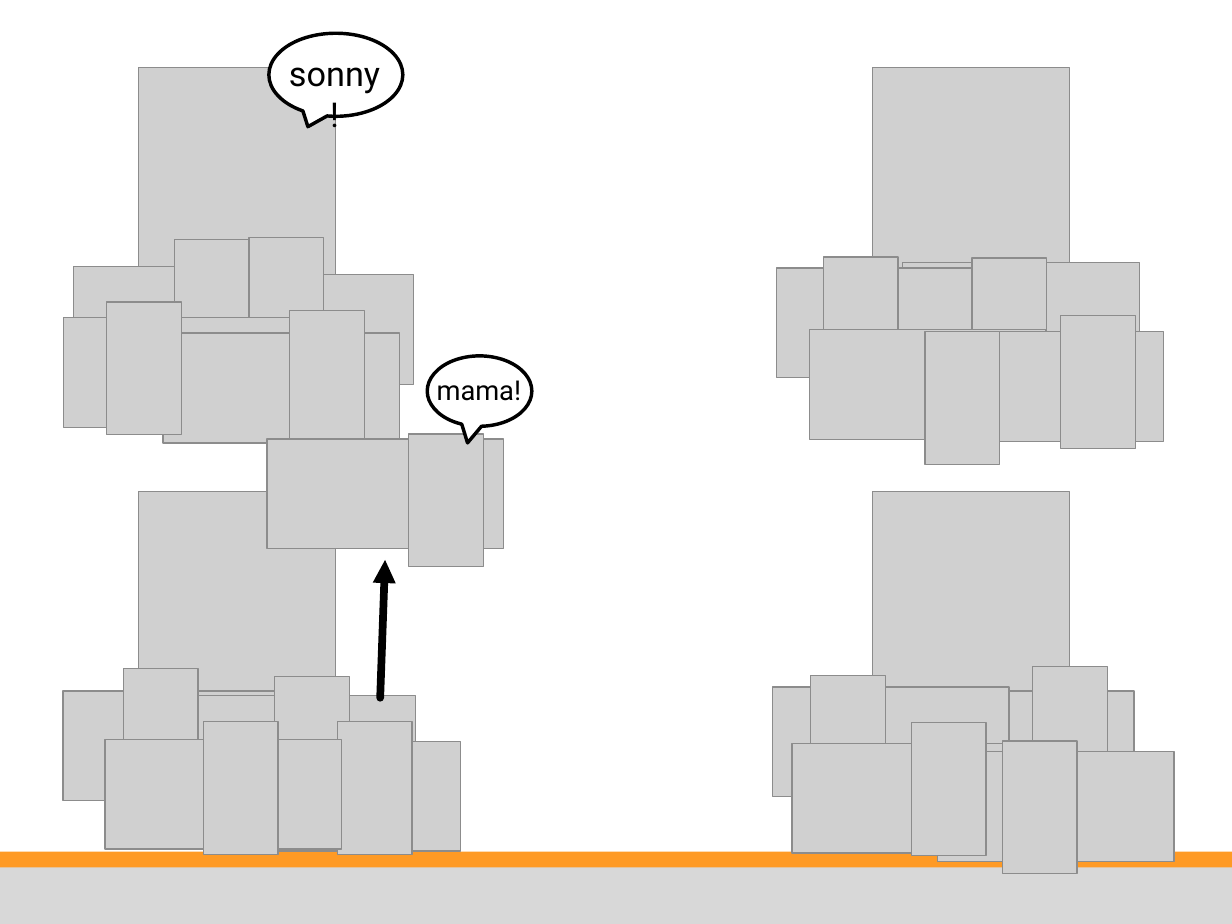
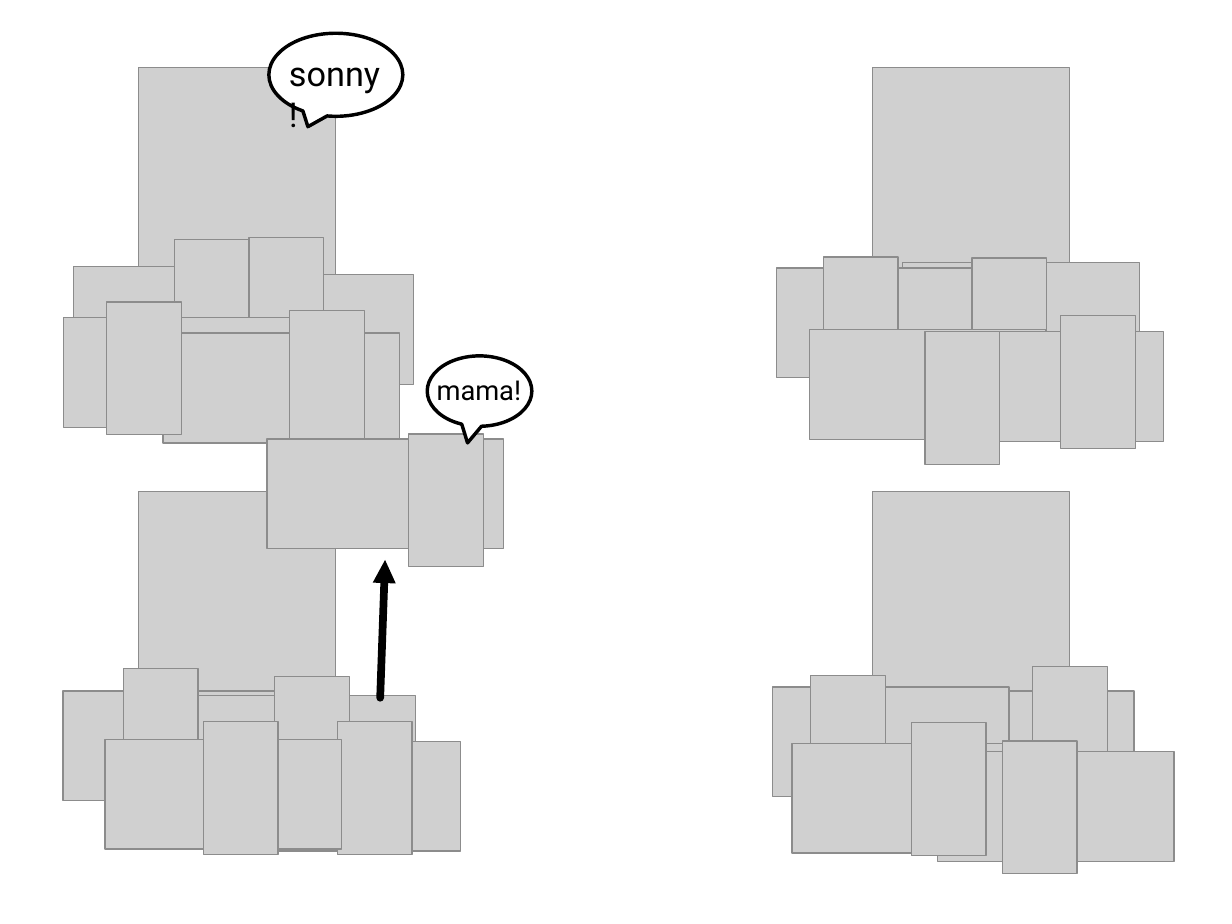
Before and after one commit to Cloudxtreme/training_material, a slide deck: slide 34 of unsorted/ps dev training/source ppt slides/Riak 201 - LearningToShare.pptx (slide 36 before the commit). Drawn at 1232x924 pixels with LibreOffice and Linux fonts; fonts in the diff are those of the drawing; grey boxes stand for pictures; background and template pictures are left out. Boxes give left, top, right and bottom in pixels: in the first picture for what was removed or moved away, otherwise in the second. Text is boxed around its words. In the diff, an @@ line names an element or a change of style, - is before the commit and + after.

```diff
--- a/unsorted/ps dev training/source ppt slides/Riak 201 - LearningToShare.pptx
+++ b/unsorted/ps dev training/source ppt slides/Riak 201 - LearningToShare.pptx
@@ text "sonny!" at bbox=[289, 67, 380, 94]: alignment centre to left @@
@@ rectangle removed at bbox=[0, 851, 1232, 872] @@
@@ rectangle removed at bbox=[0, 867, 1232, 924] @@
```
Also in this commit, not shown: 27 other slides changed, 12 slides added, 14 slides removed.
